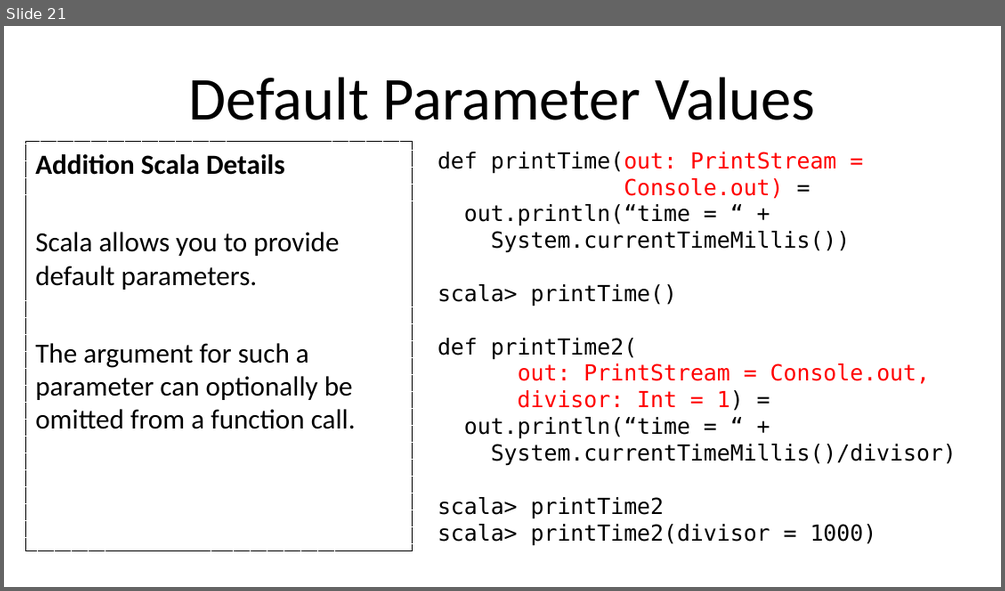
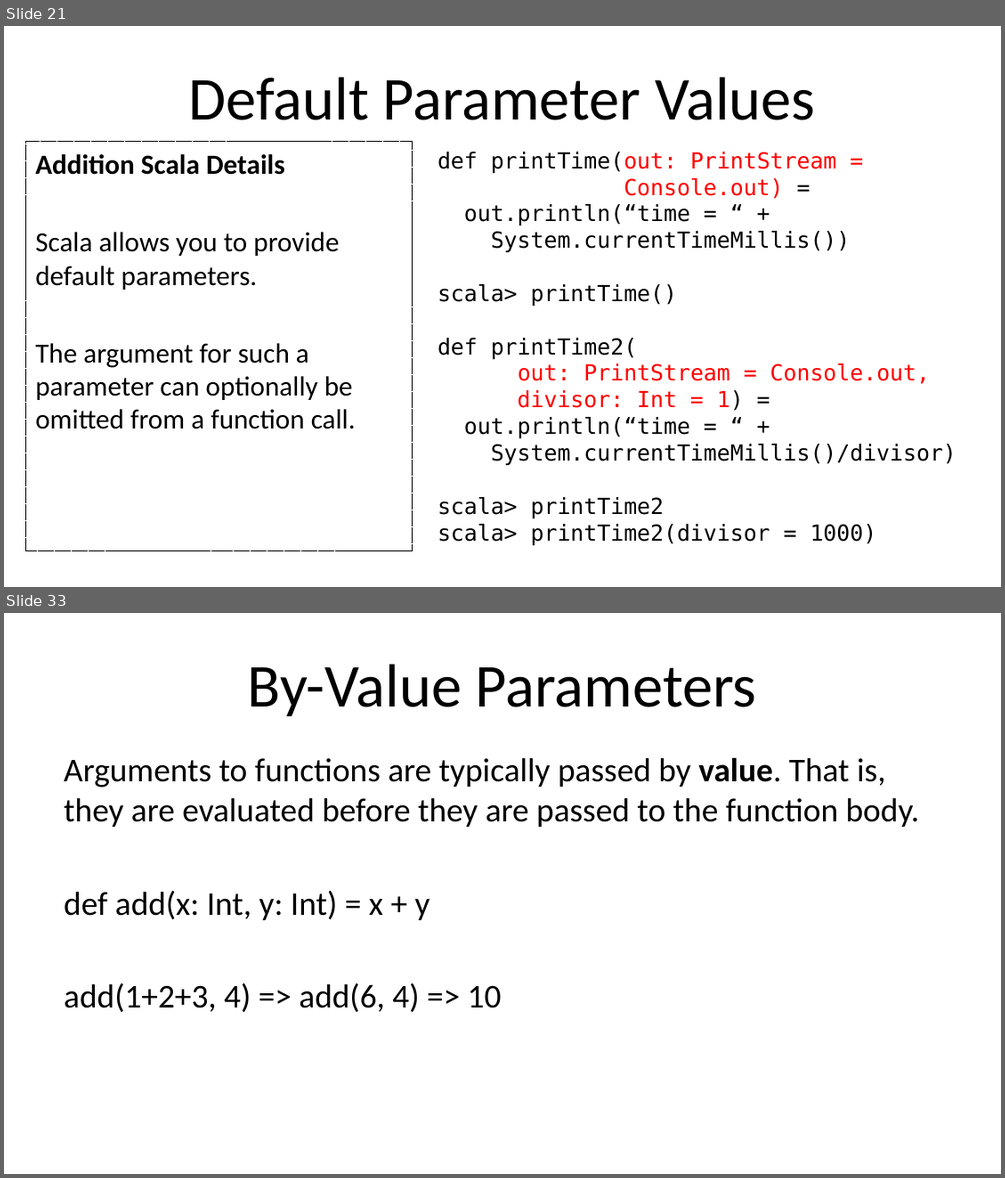
Before and after one commit to umass-cs-220/weekly-topic-control-abstraction, a slide deck: slides/control-abstraction.pptx. Shown one above the other, each under a label of ours: slide 21 before the commit, slides 21 and 33 after it; the slides between them are not shown. The pictures are 1005x591 and 1005x1178 pixels, drawn with LibreOffice and Linux fonts; fonts in the diff are those of the drawing; background and template pictures are left out. Boxes give left, top, right and bottom in pixels: in the first picture for what was removed or moved away, otherwise in the second. Text is boxed around its words. In the diff, an @@ line names an element or a change of style, - is before the commit and + after.

```diff
--- a/slides/control-abstraction.pptx
+++ b/slides/control-abstraction.pptx
@@ slide 33 added at (4,613,1001,1174), background #FFFFFF @@
@@ title added at (248,664,757,716), 44 pt, text #000000 @@
+By-Value Parameters
@@ text added at (64,757,920,1012), 24 pt, text #000000 @@
+Arguments to functions are typically passed by value. That is, they are evaluated before they are passed to the function body.
+def add(x: Int, y: Int) = x + y
+add(1+2+3, 4) => add(6, 4) => 10
```
Also in this commit, not shown: 1 slide changed, 15 other slides added, 6 other files.
